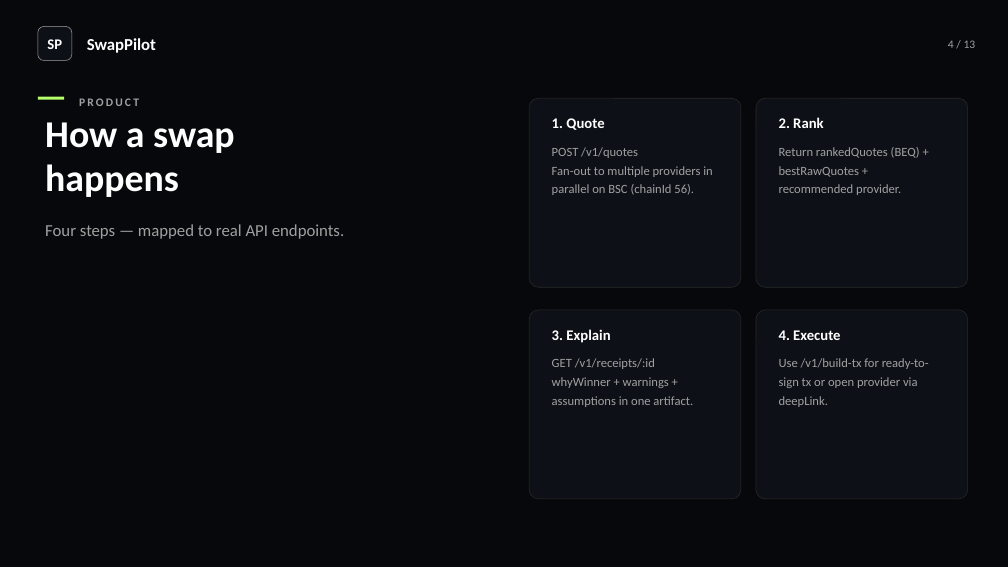
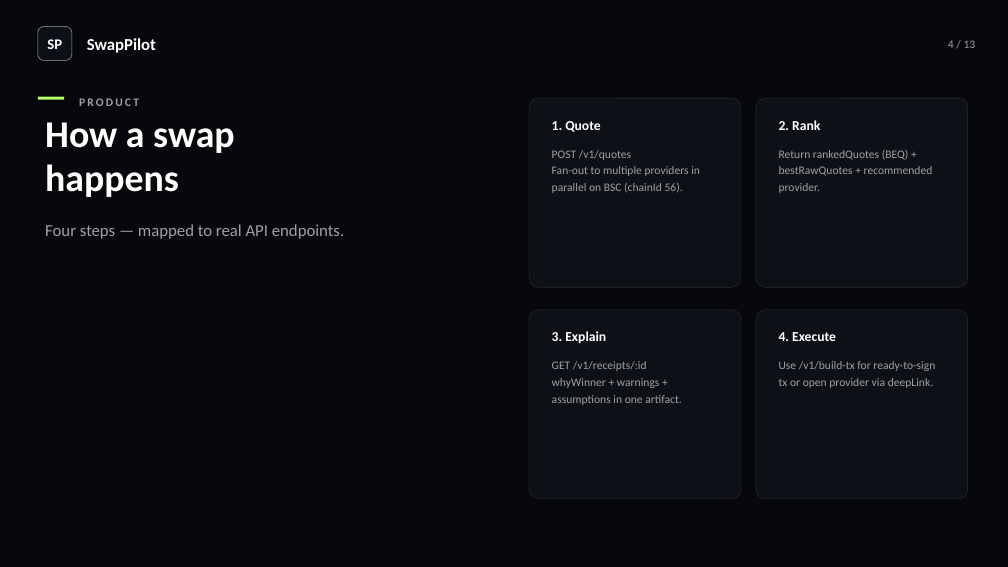
Before and after one commit to BacBacta/SwapPilot, a slide deck: slide 4 of pitch-deck/SwapPilot-Professional-PitchDeck.pptx. Drawn at 1008x567 pixels with LibreOffice and Linux fonts; fonts in the diff are those of the drawing. Boxes give left, top, right and bottom in pixels: in the first picture for what was removed or moved away, otherwise in the second. Text is boxed around its words. In the diff, an @@ line names an element or a change of style, - is before the commit and + after.

```diff
--- a/pitch-deck/SwapPilot-Professional-PitchDeck.pptx
+++ b/pitch-deck/SwapPilot-Professional-PitchDeck.pptx
@@ size 14 to 13 pt in 4 elements at (552, 121, 600, 132), (779, 120, 820, 130), (552, 331, 606, 343), (779, 332, 836, 341) @@
@@ size 12 to 11 pt; line spacing 18pt to 16pt in 4 elements at (552, 150, 700, 193), (779, 150, 933, 193), (552, 361, 682, 405), (779, 361, 935, 388) @@
```
Also in this commit, not shown: 8 other slides changed, 2 other files.
